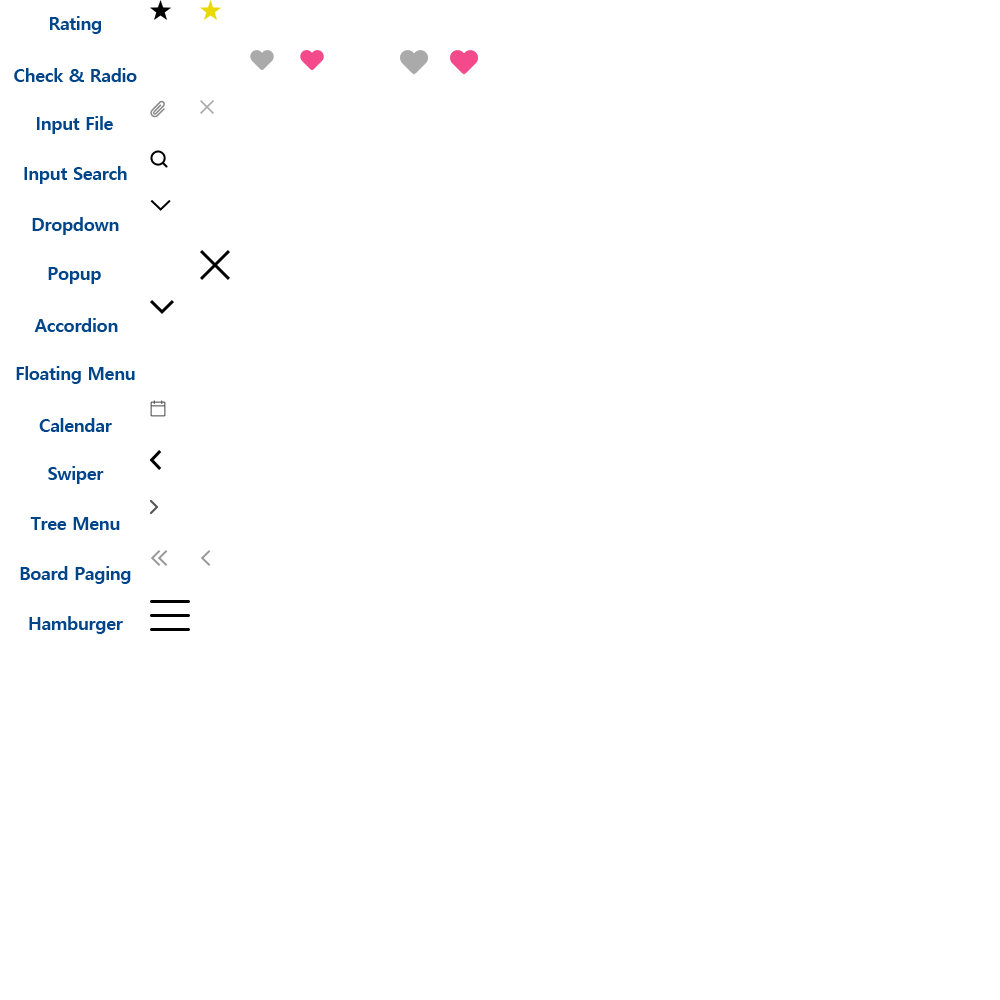
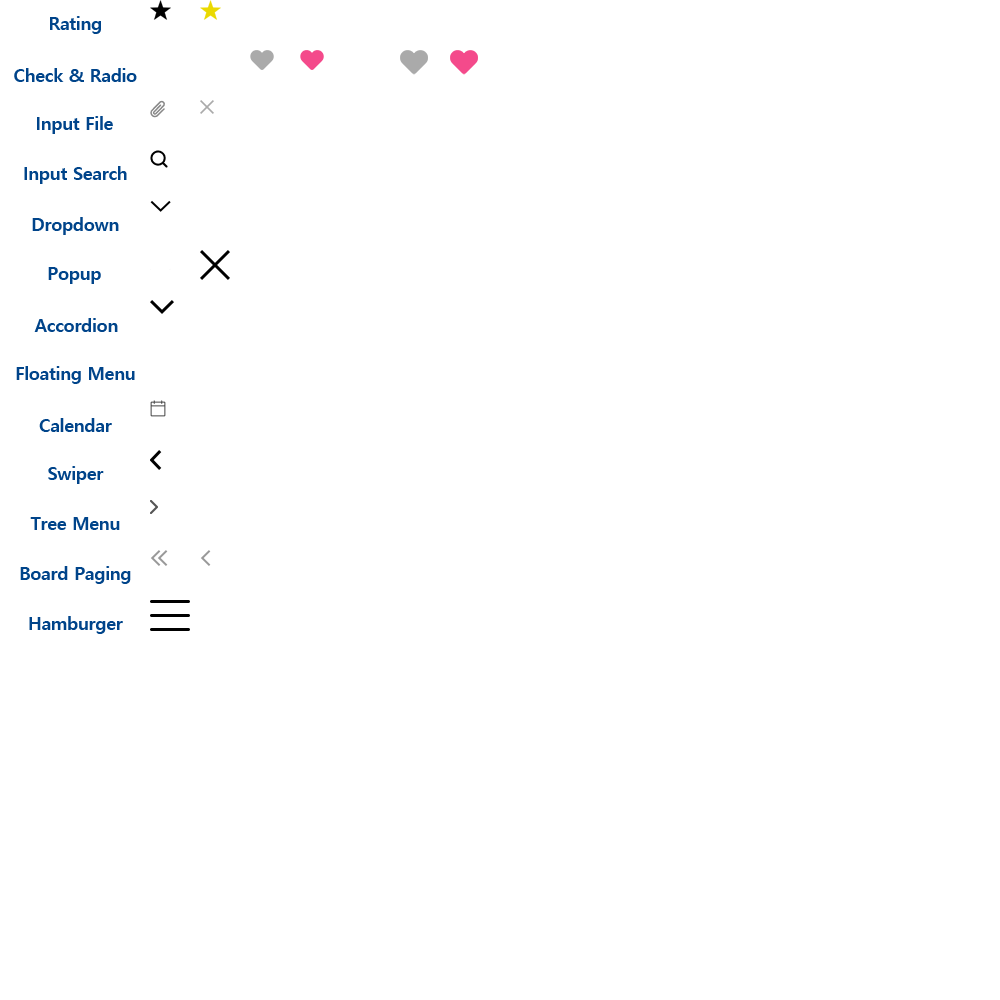
Comparing the layer stacks of the two 1000 x 1000 images. Changes:
renamed "레이어 35" to "레이어 41", painted on it over [150, 199, 171, 212]
